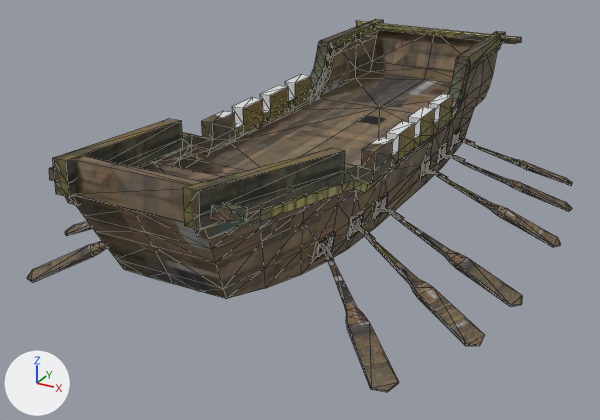
What one commit did to the glTF model public/assets/unit-models/267-louchuan.glb.
Both versions are drawn from a camera (50 mm lens) standing at (4.11, -8.14, 4.15) and looking at (-0.16, -0.38, 0.27). The lights are fixed; the arrows at lower left show +X, +Y and +Z. The picture after the commit comes second. Mesh edges are drawn as thin lines. Vertices at exactly the same position are counted once.
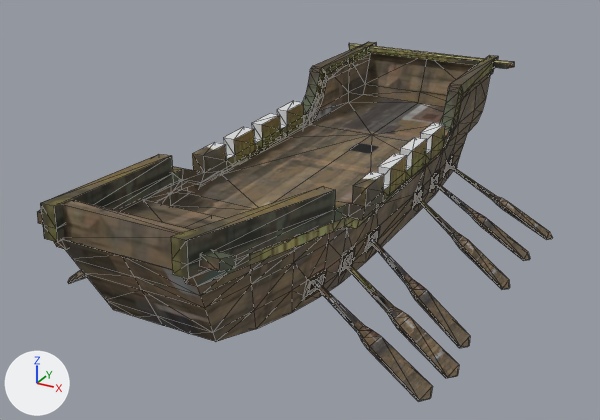
Changed parts and their boxes (x1, y1, x2, y2) in the pictures (600 x 420 px; the box of a moved part takes in the faces that stretch with it):
'Mesh_0', reshaped
    before: (27, 19, 573, 392)
    after: (37, 42, 553, 401)
part 1 of me_mesh_0, moved or reshaped
    before: (75, 30, 497, 299)
    after: (64, 53, 490, 342)
part 2 of me_mesh_0, moved or reshaped
    before: (356, 21, 521, 44)
    after: (349, 43, 514, 69)
part 3 of me_mesh_0, moved or reshaped
    before: (183, 31, 505, 230)
    after: (171, 56, 498, 279)
part 4 of me_mesh_0, moved or reshaped
    before: (52, 19, 383, 197)
    after: (40, 42, 376, 242)
part 5 of me_mesh_0, moved or reshaped
    before: (75, 156, 202, 222)
    after: (63, 200, 191, 269)
part 6 of me_mesh_0, moved or reshaped
    before: (65, 31, 378, 206)
    after: (54, 54, 371, 249)
part 7 of me_mesh_0, moved or reshaped
    before: (194, 45, 501, 239)
    after: (183, 69, 494, 286)
part 8 of me_mesh_0, moved or reshaped (mostly hidden)
    before: (49, 166, 54, 181)
    after: (37, 210, 42, 224)
part 9 of me_mesh_0, moved or reshaped
    before: (211, 202, 247, 223)
    after: (200, 250, 236, 271)
part 10 of me_mesh_0, moved or reshaped
    before: (313, 232, 336, 261)
    after: (304, 269, 327, 299)
part 11 of me_mesh_0, moved or reshaped
    before: (451, 129, 461, 149)
    after: (444, 155, 454, 176)
part 12 of me_mesh_0, moved or reshaped
    before: (347, 212, 364, 240)
    after: (339, 247, 355, 275)
part 13 of me_mesh_0, moved or reshaped
    before: (437, 142, 448, 164)
    after: (429, 170, 440, 193)
part 14 of me_mesh_0, moved or reshaped
    before: (374, 193, 388, 219)
    after: (366, 226, 380, 252)
part 15 of me_mesh_0, moved or reshaped
    before: (420, 157, 431, 180)
    after: (412, 186, 424, 210)
part 16 of me_mesh_0, moved or reshaped (not visible afterwards)
    before: (65, 221, 93, 236)
part 17 of me_mesh_0, moved or reshaped
    before: (352, 225, 484, 346)
    after: (343, 258, 459, 378)
part 18 of me_mesh_0, moved or reshaped (mostly hidden afterwards)
    before: (27, 241, 107, 282)
    after: (68, 270, 87, 284)
part 19 of me_mesh_0, moved or reshaped
    before: (423, 139, 573, 247)
    after: (416, 162, 553, 289)
part 20 of me_mesh_0, moved or reshaped
    before: (320, 207, 522, 392)
    after: (312, 236, 470, 401)

The change, as a list of edits to the scene's bpy script:
```text
Change me_mesh_0:
    remove me_mesh_0.from_pydata(...)  # 1390 vertices, 2695 faces; spans x -2.59..2.59, y -3.54..3.49, z -0.05..1.82
    add me_mesh_0.from_pydata(...)  # 1390 vertices, 2695 faces; spans x -2.25..2.32, y -3.75..3.3, z -0.6..1.5
    me_mesh_0 part 1: the loose piece of 274 vertices spanning x -0.99..0.99, y -3.45..3.45, z 0.01..1.69 is multiplied about its middle by the matrix ((1.0, -0.004, 0.0), (0.004, 1.0, -0.002), (0.0, 0.002, 1.0)), then moved by (0.0, -0.2, -0.31)
    me_mesh_0 part 2: the loose piece of 8 vertices spanning x -1.25..1.26, y 3.22..3.37, z 1.65..1.72 is moved by (-0.01, -0.2, -0.3)
    me_mesh_0 part 3: the loose piece of 96 vertices spanning x 0.58..1.04, y -3.54..3.49, z 1.07..1.82 is scaled about its middle by (0.975, 1, 1), then moved by (0.0, -0.19, -0.31)
    me_mesh_0 part 4: the loose piece of 96 vertices spanning x -1.04..-0.58, y -3.54..3.49, z 1.07..1.82 is multiplied about its middle by the matrix ((1.0, -0.004, 0.0), (0.004, 1.0, -0.002), (0.0, 0.002, 1.0)), then moved by (0.0, -0.2, -0.31)
    me_mesh_0 part 5: the loose piece of 8 vertices spanning x -0.67..0.67, y -3.46..-3.27, z 1.47..1.79 is moved by (0.01, -0.2, -0.32)
    me_mesh_0 part 6: the loose piece of 56 vertices spanning x -1.01..-0.61, y -3.49..3.48, z 1.0..1.66 is multiplied about its middle by the matrix ((1.0, -0.004, 0.0), (0.004, 1.0, -0.002), (0.0, 0.002, 1.0)), then moved by (0.0, -0.2, -0.31)
    me_mesh_0 part 7: the loose piece of 56 vertices spanning x 0.61..1.01, y -3.49..3.48, z 1.0..1.66 is multiplied about its middle by the matrix ((1.0, -0.004, 0.0), (0.004, 1.0, -0.002), (0.0, 0.002, 1.0)), then moved by (0.0, -0.19, -0.31)
    me_mesh_0 part 8: the loose piece of 8 vertices spanning x -0.97..-0.73, y -3.42..-3.26, z 1.53..1.65 is moved by (0.01, -0.2, -0.32)
    me_mesh_0 part 9: the loose piece of 8 vertices spanning x 0.73..0.97, y -3.42..-3.26, z 1.53..1.65 is moved by (0.01, -0.2, -0.32)
    me_mesh_0 part 10: the loose piece of 16 vertices spanning x 0.79..0.91, y -1.88..-1.61, z 0.52..0.74 is moved by (0.01, -0.19, -0.32)
    me_mesh_0 part 11: the loose piece of 16 vertices spanning x 0.86..0.94, y 1.75..2.01, z 0.53..0.74 is moved by (-0.01, -0.19, -0.31)
    me_mesh_0 part 12: the loose piece of 16 vertices spanning x 0.88..0.95, y -1.32..-1.06, z 0.52..0.74 is moved by (0.0, -0.19, -0.31)
    me_mesh_0 part 13: the loose piece of 16 vertices spanning x 0.9..0.96, y 1.16..1.42, z 0.52..0.74 is moved by (0.0, -0.19, -0.31)
    me_mesh_0 part 14: the loose piece of 16 vertices spanning x 0.9..0.96, y -0.72..-0.46, z 0.52..0.74 is moved by (0.0, -0.19, -0.31)
    me_mesh_0 part 15: the loose piece of 16 vertices spanning x 0.91..0.97, y 0.57..0.83, z 0.52..0.74 is moved by (0.0, -0.19, -0.31)
    me_mesh_0 part 16: the loose piece of 49 vertices spanning x -2.47..-0.82, y -1.91..-1.14, z 0.05..0.66 is multiplied about its middle by the matrix ((0.967, 0.209, -0.147), (-0.219, 0.974, -0.055), (0.131, 0.086, 0.988)), then moved by (0.23, 0.04, -0.33)
    me_mesh_0 part 17: the loose piece of 49 vertices spanning x 0.82..2.47, y -1.91..-1.14, z 0.05..0.66 is multiplied about its middle by the matrix ((0.953, -0.224, 0.206), (0.24, 0.969, -0.056), (-0.187, 0.103, 0.977)), then moved by (-0.22, 0.02, -0.39)
    me_mesh_0 part 18: the loose piece of 49 vertices spanning x -2.06..-0.73, y -2.9..-1.63, z 0.04..0.66 is multiplied about its middle by the matrix ((0.834, 0.538, -0.12), (-0.549, 0.831, -0.094), (0.049, 0.144, 0.988)), then moved by (-0.03, 0.32, -0.31)
    me_mesh_0 part 19: 147 of 1390 vertices moved; they spanned x 0.82..2.59, y 0.66..2.76, z -0.05..0.68 and now span x 0.6..2.32, y 0.37..1.86, z -0.58..0.51; mean shift (-0.22, -0.34, -0.26); largest move (2.31, 2.69, 0.01) -> (2.32, 1.74, -0.41)
    me_mesh_0 part 20: 98 of 1390 vertices moved; they spanned x 0.73..2.59, y -2.9..-0.57, z 0.03..0.66 and now span x 0.53..2.12, y -2.17..-0.75, z -0.6..0.51; mean shift (-0.2, -0.02, -0.29); largest move (2.02, -2.85, 0.06) -> (2.12, -2.05, -0.48)
    other edits to the shape of me_mesh_0 do not show in these pictures
```
